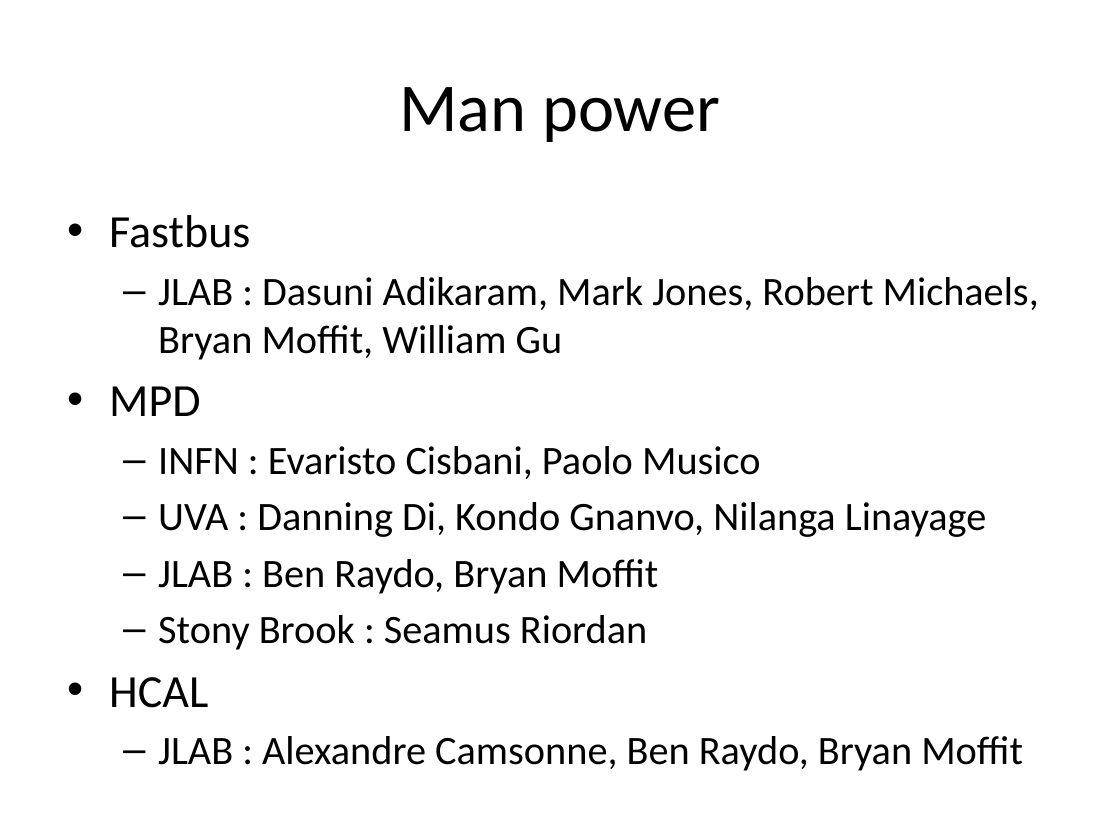
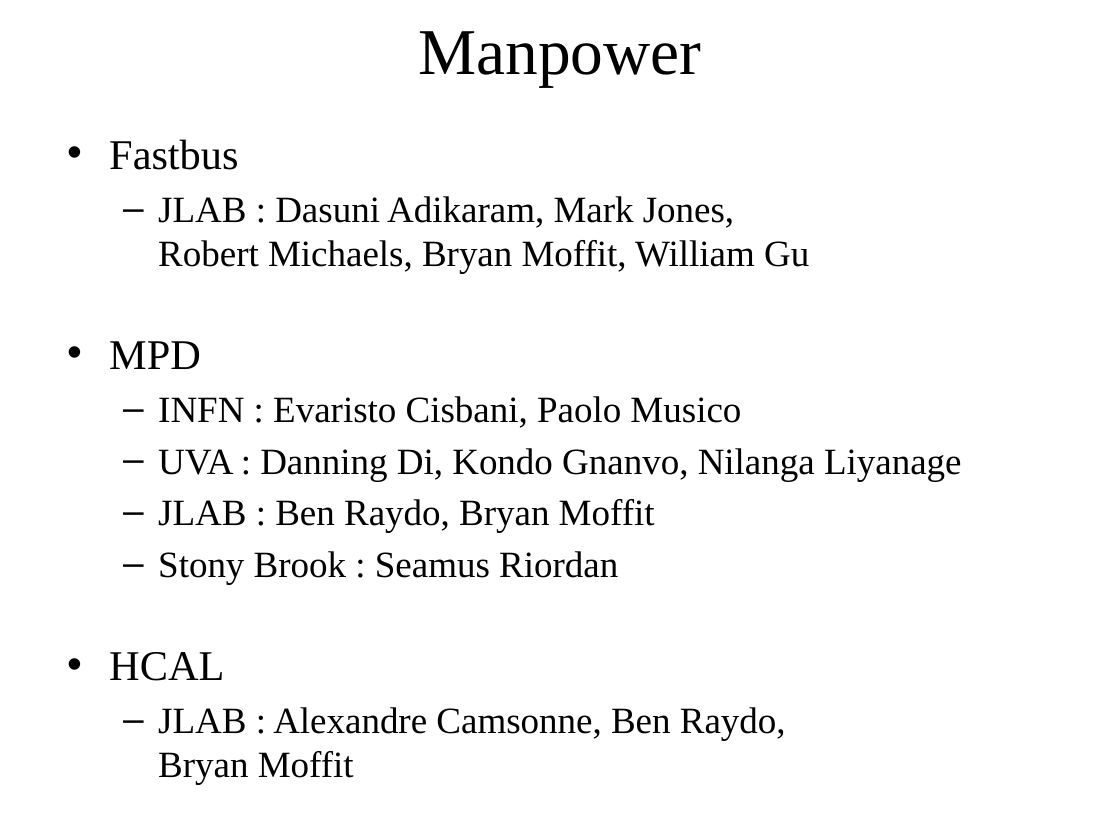
Before and after one commit to bmoffit/sbsdaq, a slide deck: slide 19 of 2015_DOE_Review/SuperBigBite DAQ update-Oct-20-2015.pptx. Drawn at 1120x840 pixels with LibreOffice and Linux fonts; fonts in the diff are those of the drawing; background and template pictures are left out. Boxes give left, top, right and bottom in pixels: in the first picture for what was removed or moved away, otherwise in the second. Text is boxed around its words. In the diff, an @@ line names an element or a change of style, - is before the commit and + after.

Commit message:
Switch to JLab template. Fix a few typos. First shot at having consistent font.

```diff
--- a/2015_DOE_Review/SuperBigBite DAQ update-Oct-20-2015.pptx
+++ b/2015_DOE_Review/SuperBigBite DAQ update-Oct-20-2015.pptx
@@ title at [418, 31, 701, 86]: text changed; size 44 to 42 pt; font Calibri to Times New Roman @@
-Man power
+Manpower
@@ text "Fastbus": place and size @@
-text "Fastbus" at [109, 215, 1039, 771]
+text "Fastbus" at [109, 139, 962, 740]
@@ text at [109, 139, 809, 740]: size 29.6 to 27.2 pt in "Fastbus", "MPD", "HCAL"; font Calibri to Times New Roman in "Fastbus", "JLAB : Dasuni Adikaram, Mark Jones, Robert ...", "MPD", "INFN : Evaristo Cisbani, Paolo Musico" and 4 more places; size 25.9 to 23.8 pt in "JLAB : Dasuni Adikaram, Mark Jones, Robert ...", "INFN : Evaristo Cisbani, Paolo Musico", "JLAB : Ben Raydo, Bryan Moffit", "Stony Brook : Seamus Riordan" and 1 more places @@
@@ text at [158, 448, 962, 481]: text changed; size 25.9 to 23.8 pt; font Calibri to Times New Roman @@
-  – UVA : Danning Di, Kondo Gnanvo, Nilanga Linayage
+  – UVA : Danning Di, Kondo Gnanvo, Nilanga Liyanage
```
Also in this commit, not shown: 18 other slides changed.
